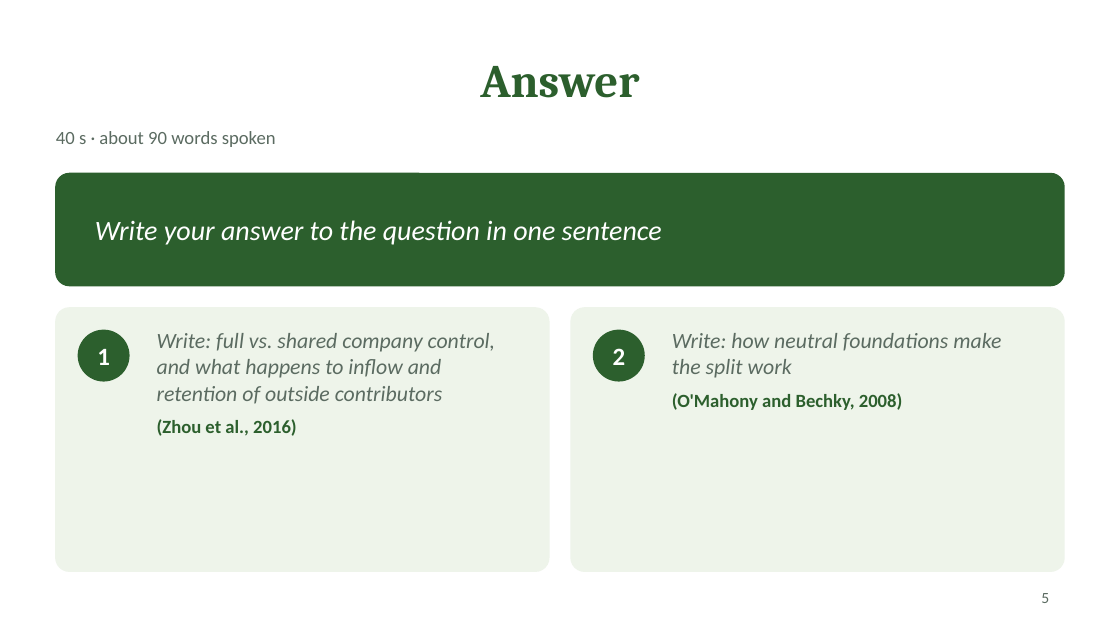
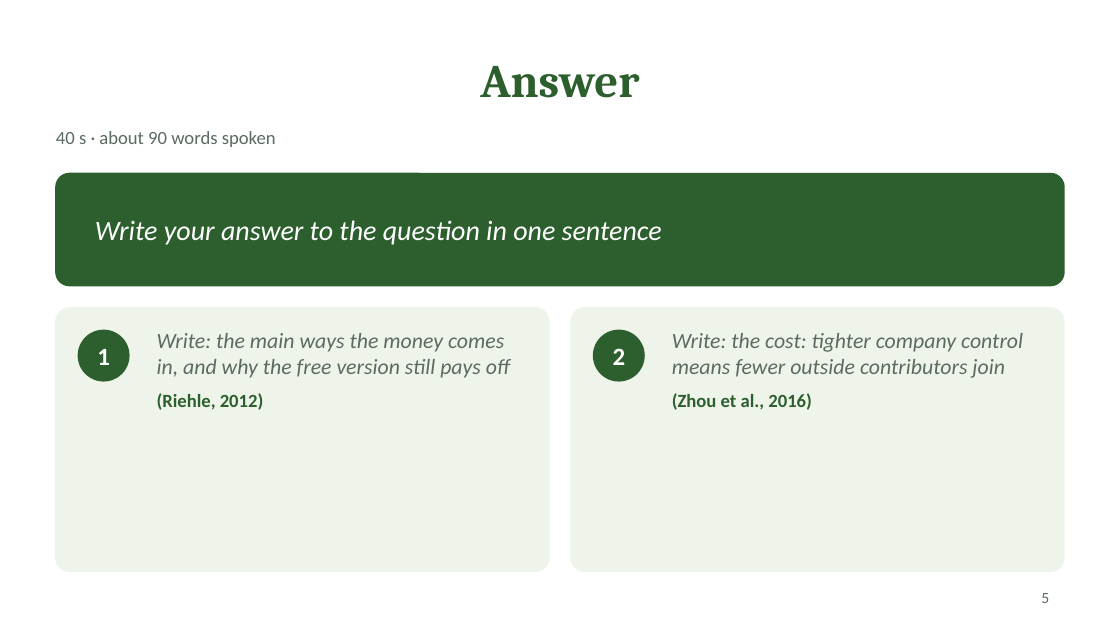
Before and after one commit to ChiragAgg5k/ul-university-notes, a slide deck: slide 5 of 2026-27/SEM1/CS5707 - SE Development Paradigms/Presentation/CS5707 Presentation - Chirag Aggarwal.pptx. Drawn at 1120x630 pixels with LibreOffice and Linux fonts; fonts in the diff are those of the drawing. Boxes give left, top, right and bottom in pixels: in the first picture for what was removed or moved away, otherwise in the second. Text is boxed around its words. In the diff, an @@ line names an element or a change of style, - is before the commit and + after.

Commit message:
docs(cs5707): simplify the research question to how open-source projects make money
Retitles the topic to open-source business models and rebuilds the answer slide around Riehle (2012), with Zhou et al. (2016) as the cost of company control.

```diff
--- a/2026-27/SEM1/CS5707 - SE Development Paradigms/Presentation/CS5707 Presentation - Chirag Aggarwal.pptx
+++ b/2026-27/SEM1/CS5707 - SE Development Paradigms/Presentation/CS5707 Presentation - Chirag Aggarwal.pptx
@@ text at [157,333,510,410]: text changed @@
-Write: full vs. shared company control, and what happens to inflow and retention of outside contributors
-(Zhou et al., 2016)
+Write: the main ways the money comes in, and why the free version still pays off
+(Riehle, 2012)
@@ text at [672,333,1023,410]: text changed @@
-Write: how neutral foundations make the split work
-(O'Mahony and Bechky, 2008)
+Write: the cost: tighter company control means fewer outside contributors join
+(Zhou et al., 2016)
```
Also in this commit, not shown: 1 other slide changed, 3 other files.
